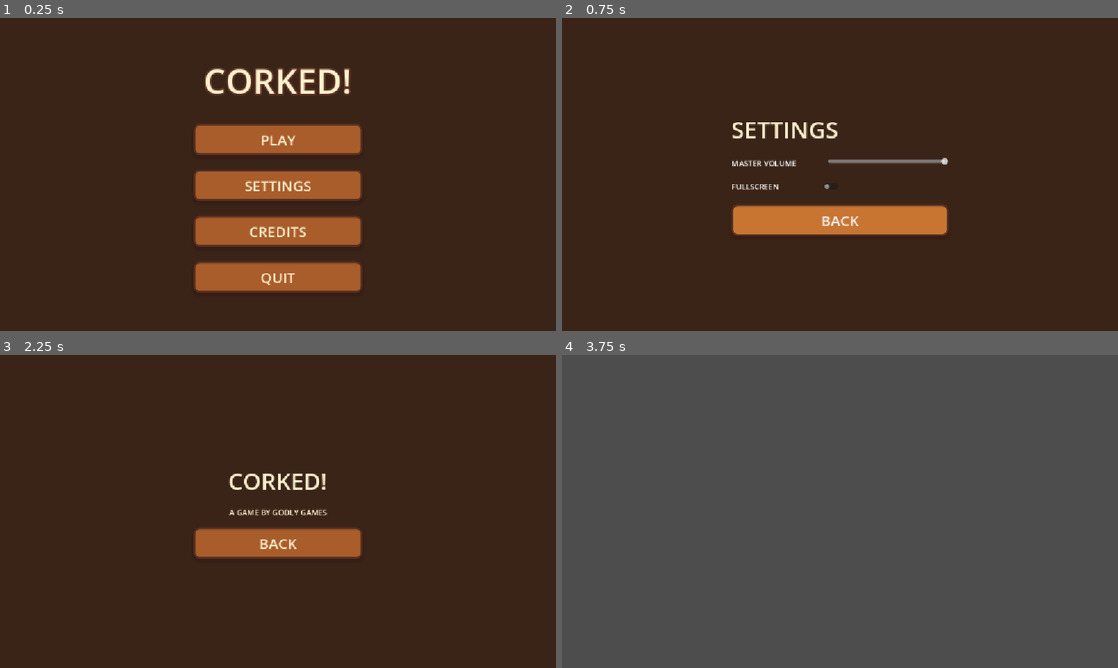
Above: before the commit, frames 1-4 (two rows, left to right).
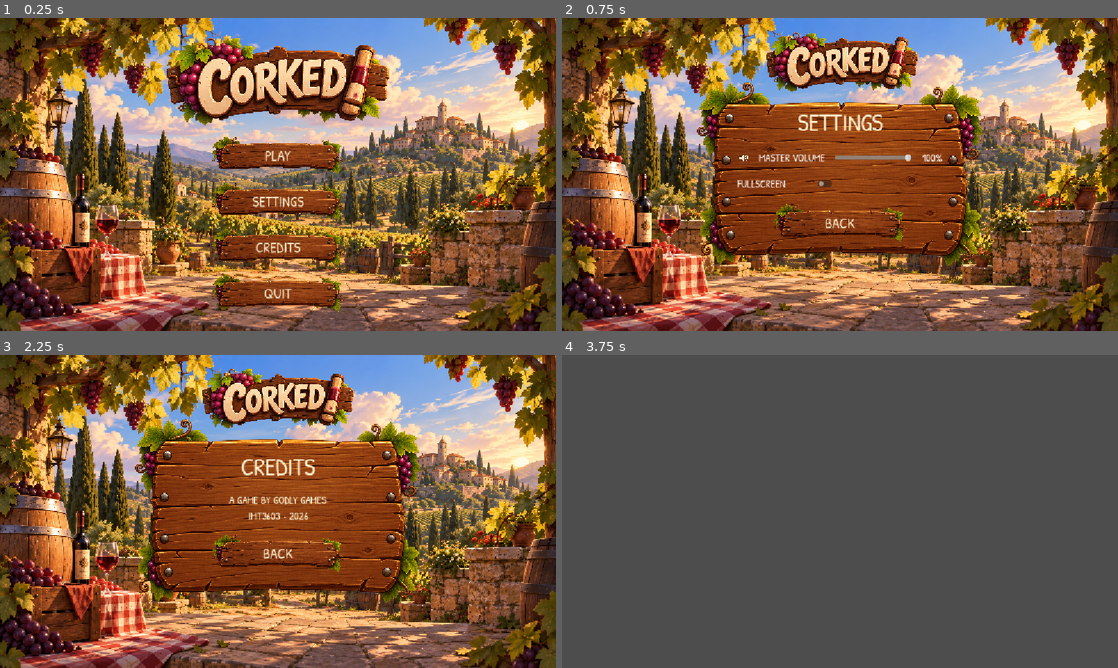
Above: after the commit, the same moments.

Repository: Svemeh/imt3603
Game: Godot game, scene res://scenes/UI/menus/main_menu.tscn
Two runs of this game, one before a commit and one after it. Both use one fixed random seed, a clock stepped at 60 frames per second and the inputs below.
Inputs:
- Up to frame 1 (0.25 s): no input
- Up to frame 2 (0.75 s): click "SETTINGS" at 0.5 s
- Up to frame 3 (2.25 s): click "BACK" at 1.25 s; click "CREDITS" at 2 s
- Up to frame 4 (3.75 s): click "BACK" at 2.75 s; click "PLAY" at 3.5 s

The runs differ from the first frame. In frame 1, 85% of the frame differs, in the area x 0-100%, y 0-100%; in frame 2, 86%; in frame 3, 86%; in frame 4, nothing differs.

Commit message:
feat: Polish menu UI

Diff:
--- a/corked!/scenes/UI/components/menu_button.tscn
+++ b/corked!/scenes/UI/components/menu_button.tscn
@@ -1,52 +1,20 @@
 [gd_scene format=3 uid="uid://c3n3516jdc57l"]
 
-[sub_resource type="StyleBoxFlat" id="StyleBoxFlat_mgpty"]
-bg_color = Color(0.65882355, 0.3647059, 0.16470589, 1)
-border_width_left = 4
-border_width_top = 4
-border_width_right = 4
-border_width_bottom = 4
-border_color = Color(0.34901962, 0.1882353, 0.12156863, 1)
-corner_radius_top_left = 12
-corner_radius_top_right = 12
-corner_radius_bottom_right = 12
-corner_radius_bottom_left = 12
-shadow_color = Color(0.19607843, 0.105882354, 0.078431375, 0.6666667)
-shadow_size = 6
-shadow_offset = Vector2(0, 5)
+[ext_resource type="FontFile" uid="uid://ggso6nfce7a3" path="res://scenes/UI/components/PatrickHand-Regular.ttf" id="1_fh3ug"]
+[ext_resource type="Texture2D" uid="uid://bx8oi3r263mqc" path="res://scenes/UI/components/wood_button_normal.png" id="1_ktyw5"]
+[ext_resource type="Texture2D" uid="uid://dy2yeehfgvvg2" path="res://scenes/UI/components/wood_button_hover.png" id="2_8khls"]
 
-[sub_resource type="StyleBoxFlat" id="StyleBoxFlat_lf53o"]
-bg_color = Color(0.47843137, 0.24705882, 0.1254902, 1)
-border_width_left = 4
-border_width_top = 4
-border_width_right = 4
-border_width_bottom = 4
-border_color = Color(0.34901962, 0.1882353, 0.12156863, 1)
-corner_radius_top_left = 12
-corner_radius_top_right = 12
-corner_radius_bottom_right = 12
-corner_radius_bottom_left = 12
-shadow_color = Color(0.19607843, 0.105882354, 0.078431375, 0.6666667)
-shadow_size = 2
-shadow_offset = Vector2(0, 2)
+[sub_resource type="StyleBoxTexture" id="StyleBoxTexture_jysfu"]
+texture = ExtResource("1_ktyw5")
 
-[sub_resource type="StyleBoxFlat" id="StyleBoxFlat_hvwfg"]
-bg_color = Color(0.78431374, 0.45882353, 0.19607843, 1)
-border_width_left = 4
-border_width_top = 4
-border_width_right = 4
-border_width_bottom = 4
-border_color = Color(0.34901962, 0.1882353, 0.12156863, 1)
-corner_radius_top_left = 12
-corner_radius_top_right = 12
-corner_radius_bottom_right = 12
-corner_radius_bottom_left = 12
-shadow_color = Color(0.19607843, 0.105882354, 0.078431375, 0.6666667)
-shadow_size = 6
-shadow_offset = Vector2(0, 5)
+[sub_resource type="StyleBoxTexture" id="StyleBoxTexture_8khls"]
+texture = ExtResource("1_ktyw5")
+
+[sub_resource type="StyleBoxTexture" id="StyleBoxTexture_ktyw5"]
+texture = ExtResource("2_8khls")
 
 [node name="PlayButton" type="Button" unique_id=1051532312]
-custom_minimum_size = Vector2(350, 65)
+custom_minimum_size = Vector2(280, 85)
 anchors_preset = 8
 anchor_left = 0.5
 anchor_top = 0.5
@@ -58,9 +26,13 @@
 offset_bottom = 46.5
 grow_horizontal = 2
 grow_vertical = 2
+size_flags_horizontal = 4
 theme_override_colors/font_color = Color(1, 0.94509804, 0.8156863, 1)
+theme_override_colors/font_pressed_color = Color(0.9098039, 0.827451, 0.64705884, 1)
+theme_override_colors/font_hover_color = Color(1, 0.95686275, 0.78039217, 1)
+theme_override_fonts/font = ExtResource("1_fh3ug")
 theme_override_font_sizes/font_size = 30
-theme_override_styles/normal = SubResource("StyleBoxFlat_mgpty")
-theme_override_styles/pressed = SubResource("StyleBoxFlat_lf53o")
-theme_override_styles/hover = SubResource("StyleBoxFlat_hvwfg")
+theme_override_styles/normal = SubResource("StyleBoxTexture_jysfu")
+theme_override_styles/pressed = SubResource("StyleBoxTexture_8khls")
+theme_override_styles/hover = SubResource("StyleBoxTexture_ktyw5")
 text = "PLAY"
--- a/corked!/scenes/UI/menus/credits_menu.tscn
+++ b/corked!/scenes/UI/menus/credits_menu.tscn
@@ -2,6 +2,10 @@
 
 [ext_resource type="Script" uid="uid://dvjwe21kype1j" path="res://scenes/UI/menus/credits_menu.gd" id="1_avg4p"]
 [ext_resource type="PackedScene" uid="uid://c3n3516jdc57l" path="res://scenes/UI/components/menu_button.tscn" id="2_hcix8"]
+[ext_resource type="Texture2D" uid="uid://cchye6xstvs4f" path="res://scenes/UI/components/vineyard_background.png" id="2_wasyk"]
+[ext_resource type="Texture2D" uid="uid://daog3amg4q6s5" path="res://scenes/UI/components/settings_panel.png" id="3_8ughu"]
+[ext_resource type="FontFile" uid="uid://ggso6nfce7a3" path="res://scenes/UI/components/PatrickHand-Regular.ttf" id="4_8ughu"]
+[ext_resource type="Texture2D" uid="uid://b4oxoiapx3r5f" path="res://scenes/UI/components/corked_logo.png" id="5_x1up7"]
 
 [node name="CreditsMenu" type="Control" unique_id=591379799]
 layout_mode = 3
@@ -12,14 +16,34 @@
 grow_vertical = 2
 script = ExtResource("1_avg4p")
 
-[node name="ColorRect" type="ColorRect" parent="." unique_id=993908946]
+[node name="Background" type="TextureRect" parent="." unique_id=1233320747]
 layout_mode = 1
 anchors_preset = 15
 anchor_right = 1.0
 anchor_bottom = 1.0
 grow_horizontal = 2
 grow_vertical = 2
-color = Color(0.22745098, 0.14117648, 0.09411765, 1)
+texture = ExtResource("2_wasyk")
+expand_mode = 1
+stretch_mode = 6
+
+[node name="CreditsPanel" type="TextureRect" parent="." unique_id=26241347]
+custom_minimum_size = Vector2(600, 400)
+layout_mode = 1
+anchors_preset = 8
+anchor_left = 0.5
+anchor_top = 0.5
+anchor_right = 0.5
+anchor_bottom = 0.5
+offset_left = -300.0
+offset_top = -200.0
+offset_right = 300.0
+offset_bottom = 200.0
+grow_horizontal = 2
+grow_vertical = 2
+texture = ExtResource("3_8ughu")
+expand_mode = 1
+stretch_mode = 5
 
 [node name="CreditsContainer" type="VBoxContainer" parent="." unique_id=1476772964]
 layout_mode = 1
@@ -39,15 +63,19 @@
 [node name="TitleLabel" type="Label" parent="CreditsContainer" unique_id=942645597]
 layout_mode = 2
 theme_override_colors/font_color = Color(1, 0.94509804, 0.8156863, 1)
-theme_override_font_sizes/font_size = 48
-text = "CORKED!"
+theme_override_fonts/font = ExtResource("4_8ughu")
+theme_override_font_sizes/font_size = 50
+text = "CREDITS"
 horizontal_alignment = 1
 vertical_alignment = 1
 
 [node name="TeamLabel" type="Label" parent="CreditsContainer" unique_id=249560274]
 layout_mode = 2
 theme_override_colors/font_color = Color(1, 0.94509804, 0.8156863, 1)
-text = "A GAME BY GODLY GAMES"
+theme_override_fonts/font = ExtResource("4_8ughu")
+theme_override_font_sizes/font_size = 22
+text = "A GAME BY GODLY GAMES
+IMT3603 • 2026"
 horizontal_alignment = 1
 vertical_alignment = 1
 
@@ -55,4 +83,19 @@
 layout_mode = 2
 text = "BACK"
 
+[node name="Logo" type="TextureRect" parent="." unique_id=1906939553]
+custom_minimum_size = Vector2(350, 130)
+layout_mode = 1
+anchors_preset = 5
+anchor_left = 0.5
+anchor_right = 0.5
+offset_left = -175.0
+offset_top = 26.0
+offset_right = 175.0
+offset_bottom = 156.0
+grow_horizontal = 2
+texture = ExtResource("5_x1up7")
+expand_mode = 1
+stretch_mode = 5
+
 [connection signal="pressed" from="CreditsContainer/BackButton" to="." method="_on_back_button_pressed"]
--- a/corked!/scenes/UI/menus/main_menu.tscn
+++ b/corked!/scenes/UI/menus/main_menu.tscn
@@ -1,7 +1,9 @@
 [gd_scene format=3 uid="uid://bmk1ahsnmdbog"]
 
 [ext_resource type="Script" uid="uid://c2da1jtyn6b4i" path="res://scenes/UI/menus/main_menu.gd" id="1_i77qe"]
+[ext_resource type="Texture2D" uid="uid://cchye6xstvs4f" path="res://scenes/UI/components/vineyard_background.png" id="2_3xe74"]
 [ext_resource type="PackedScene" uid="uid://c3n3516jdc57l" path="res://scenes/UI/components/menu_button.tscn" id="2_nphty"]
+[ext_resource type="Texture2D" uid="uid://b4oxoiapx3r5f" path="res://scenes/UI/components/corked_logo.png" id="3_3xe74"]
 
 [node name="MainMenu" type="Control" unique_id=1570372517]
 layout_mode = 3
@@ -12,14 +14,16 @@
 grow_vertical = 2
 script = ExtResource("1_i77qe")
 
-[node name="ColorRect" type="ColorRect" parent="." unique_id=950207712]
+[node name="Background" type="TextureRect" parent="." unique_id=1771487146]
 layout_mode = 1
 anchors_preset = 15
 anchor_right = 1.0
 anchor_bottom = 1.0
 grow_horizontal = 2
 grow_vertical = 2
-color = Color(0.22745098, 0.14117648, 0.09411765, 1)
+texture = ExtResource("2_3xe74")
+expand_mode = 1
+stretch_mode = 6
 
 [node name="MenuContainter" type="VBoxContainer" parent="." unique_id=1288109184]
 layout_mode = 1
@@ -34,21 +38,18 @@
 offset_bottom = 244.5
 grow_horizontal = 2
 grow_vertical = 2
-theme_override_constants/separation = 40
+theme_override_constants/separation = 15
 
-[node name="TitleLabel" type="Label" parent="MenuContainter" unique_id=835007006]
+[node name="Logo" type="TextureRect" parent="MenuContainter" unique_id=338301182]
+custom_minimum_size = Vector2(500, 190)
 layout_mode = 2
-theme_override_colors/font_color = Color(1, 0.94509804, 0.8156863, 1)
-theme_override_colors/font_outline_color = Color(0.34901962, 0.1882353, 0.12156863, 1)
-theme_override_constants/outline_size = 15
-theme_override_font_sizes/font_size = 72
-text = "CORKED!"
-horizontal_alignment = 1
-vertical_alignment = 1
+texture = ExtResource("3_3xe74")
+expand_mode = 1
+stretch_mode = 5
 
 [node name="ButtonsContainer" type="VBoxContainer" parent="MenuContainter" unique_id=1070009617]
 layout_mode = 2
-theme_override_constants/separation = 30
+theme_override_constants/separation = 10
 
 [node name="PlayButton" parent="MenuContainter/ButtonsContainer" unique_id=1051532312 instance=ExtResource("2_nphty")]
 layout_mode = 2
--- a/corked!/scenes/UI/menus/settings_menu.gd
+++ b/corked!/scenes/UI/menus/settings_menu.gd
@@ -24,6 +24,7 @@
     var volume_db = linear_to_db(value / 100.0)
     AudioServer.set_bus_volume_db(AudioServer.get_bus_index("Master"), volume_db)
 
+    $SettingsContainer/VolumeContainer/VolumeValueLabel.text = str(roundi(value)) + "%"
 
 func _on_fullscreen_toggle_toggled(toggled_on: bool) -> void:
     if toggled_on:
--- a/corked!/scenes/UI/menus/settings_menu.tscn
+++ b/corked!/scenes/UI/menus/settings_menu.tscn
@@ -1,7 +1,12 @@
 [gd_scene format=3 uid="uid://cilq6vapx3113"]
 
 [ext_resource type="Script" uid="uid://b4o3yaq85xjlp" path="res://scenes/UI/menus/settings_menu.gd" id="1_wd0gg"]
+[ext_resource type="Texture2D" uid="uid://cchye6xstvs4f" path="res://scenes/UI/components/vineyard_background.png" id="2_aw7p3"]
 [ext_resource type="PackedScene" uid="uid://c3n3516jdc57l" path="res://scenes/UI/components/menu_button.tscn" id="2_b0j6n"]
+[ext_resource type="Texture2D" uid="uid://daog3amg4q6s5" path="res://scenes/UI/components/settings_panel.png" id="3_t0e0l"]
+[ext_resource type="FontFile" uid="uid://ggso6nfce7a3" path="res://scenes/UI/components/PatrickHand-Regular.ttf" id="4_cq1tb"]
+[ext_resource type="Texture2D" uid="uid://cdokiy658yg2u" path="res://scenes/UI/components/volume_icon.png" id="5_ra22d"]
+[ext_resource type="Texture2D" uid="uid://b4oxoiapx3r5f" path="res://scenes/UI/components/corked_logo.png" id="5_t0e0l"]
 
 [node name="SettingsMenu" type="Control" unique_id=773412079]
 layout_mode = 3
@@ -12,14 +17,34 @@
 grow_vertical = 2
 script = ExtResource("1_wd0gg")
 
-[node name="ColorRect" type="ColorRect" parent="." unique_id=54077533]
+[node name="Background" type="TextureRect" parent="." unique_id=998790435]
 layout_mode = 1
 anchors_preset = 15
 anchor_right = 1.0
 anchor_bottom = 1.0
 grow_horizontal = 2
 grow_vertical = 2
-color = Color(0.22745098, 0.14117648, 0.09411765, 1)
+texture = ExtResource("2_aw7p3")
+expand_mode = 1
+stretch_mode = 6
+
+[node name="SettingsPanel" type="TextureRect" parent="." unique_id=1502673275]
+custom_minimum_size = Vector2(600, 400)
+layout_mode = 1
+anchors_preset = 8
+anchor_left = 0.5
+anchor_top = 0.5
+anchor_right = 0.5
+anchor_bottom = 0.5
+offset_left = -20.0
+offset_top = -20.0
+offset_right = 20.0
+offset_bottom = 20.0
+grow_horizontal = 2
+grow_vertical = 2
+texture = ExtResource("3_t0e0l")
+expand_mode = 1
+stretch_mode = 5
 
 [node name="SettingsContainer" type="VBoxContainer" parent="." unique_id=643609074]
 layout_mode = 1
@@ -34,43 +59,80 @@
 offset_bottom = 20.0
 grow_horizontal = 2
 grow_vertical = 2
-theme_override_constants/separation = 25
+theme_override_constants/separation = 24
 
 [node name="TitleLabel" type="Label" parent="SettingsContainer" unique_id=854452885]
 layout_mode = 2
 theme_override_colors/font_color = Color(1, 0.94509804, 0.8156863, 1)
-theme_override_font_sizes/font_size = 48
+theme_override_fonts/font = ExtResource("4_cq1tb")
+theme_override_font_sizes/font_size = 50
 text = "SETTINGS"
+horizontal_alignment = 1
 
 [node name="VolumeContainer" type="HBoxContainer" parent="SettingsContainer" unique_id=1444433277]
 layout_mode = 2
 theme_override_constants/separation = 20
 
+[node name="VolumeIcon" type="TextureRect" parent="SettingsContainer/VolumeContainer" unique_id=701948475]
+custom_minimum_size = Vector2(25, 25)
+layout_mode = 2
+texture = ExtResource("5_ra22d")
+expand_mode = 1
+stretch_mode = 5
+
 [node name="VolumeLabel" type="Label" parent="SettingsContainer/VolumeContainer" unique_id=1690560392]
-custom_minimum_size = Vector2(180, 0)
+custom_minimum_size = Vector2(120, 0)
 layout_mode = 2
+theme_override_fonts/font = ExtResource("4_cq1tb")
+theme_override_font_sizes/font_size = 22
 text = "MASTER VOLUME"
 
 [node name="VolumeSlider" type="HSlider" parent="SettingsContainer/VolumeContainer" unique_id=1213420145]
-custom_minimum_size = Vector2(250, 0)
+custom_minimum_size = Vector2(160, 30)
 layout_mode = 2
 value = 100.0
+
+[node name="VolumeValueLabel" type="Label" parent="SettingsContainer/VolumeContainer" unique_id=1935200658]
+custom_minimum_size = Vector2(45, 0)
+layout_mode = 2
+theme_override_fonts/font = ExtResource("4_cq1tb")
+theme_override_font_sizes/font_size = 22
+text = "100%"
+horizontal_alignment = 1
 
 [node name="FullscreenContainer" type="HBoxContainer" parent="SettingsContainer" unique_id=816206957]
 layout_mode = 2
 
 [node name="FullscreenLabel" type="Label" parent="SettingsContainer/FullscreenContainer" unique_id=250164235]
-custom_minimum_size = Vector2(180, 0)
+custom_minimum_size = Vector2(145, 0)
 layout_mode = 2
+theme_override_fonts/font = ExtResource("4_cq1tb")
+theme_override_font_sizes/font_size = 22
 text = "FULLSCREEN"
 
 [node name="FullscreenToggle" type="CheckButton" parent="SettingsContainer/FullscreenContainer" unique_id=221506924]
+custom_minimum_size = Vector2(55, 26)
 layout_mode = 2
 
 [node name="BackButton" parent="SettingsContainer" unique_id=1051532312 instance=ExtResource("2_b0j6n")]
 layout_mode = 2
 text = "BACK"
 
+[node name="Logo" type="TextureRect" parent="." unique_id=1686042452]
+custom_minimum_size = Vector2(350, 130)
+layout_mode = 1
+anchors_preset = 5
+anchor_left = 0.5
+anchor_right = 0.5
+offset_left = -171.0
+offset_top = 27.0
+offset_right = 179.0
+offset_bottom = 157.0
+grow_horizontal = 2
+texture = ExtResource("5_t0e0l")
+expand_mode = 1
+stretch_mode = 5
+
 [connection signal="value_changed" from="SettingsContainer/VolumeContainer/VolumeSlider" to="." method="_on_volume_slider_value_changed"]
 [connection signal="toggled" from="SettingsContainer/FullscreenContainer/FullscreenToggle" to="." method="_on_fullscreen_toggle_toggled"]
 [connection signal="pressed" from="SettingsContainer/BackButton" to="." method="_on_back_button_pressed"]
Binary file added: corked!/scenes/UI/components/PatrickHand-Regular.ttf
Binary file added: corked!/scenes/UI/components/corked_logo.png
Binary file added: corked!/scenes/UI/components/fullscreen_icon.png
Binary file added: corked!/scenes/UI/components/settings_panel.png
Binary file added: corked!/scenes/UI/components/vineyard_background.png
Binary file added: corked!/scenes/UI/components/volume_icon.png
Binary file added: corked!/scenes/UI/components/wood_button_hover.png
Binary file added: corked!/scenes/UI/components/wood_button_normal.png
